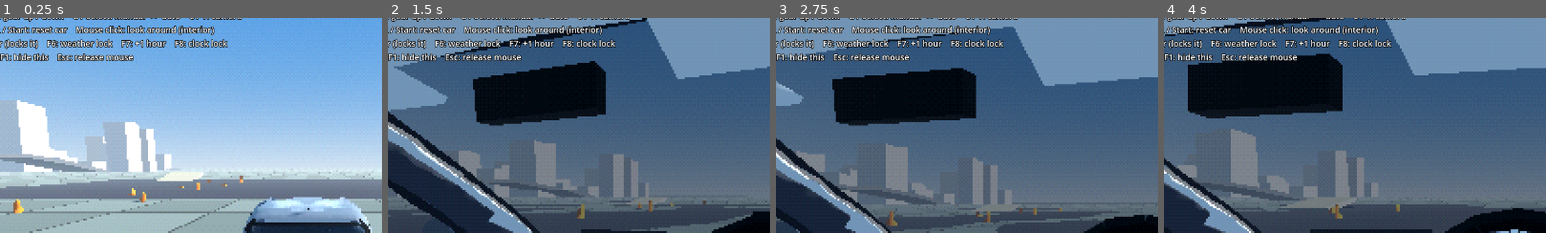
Above: before the commit, frames 1-4 (left to right).
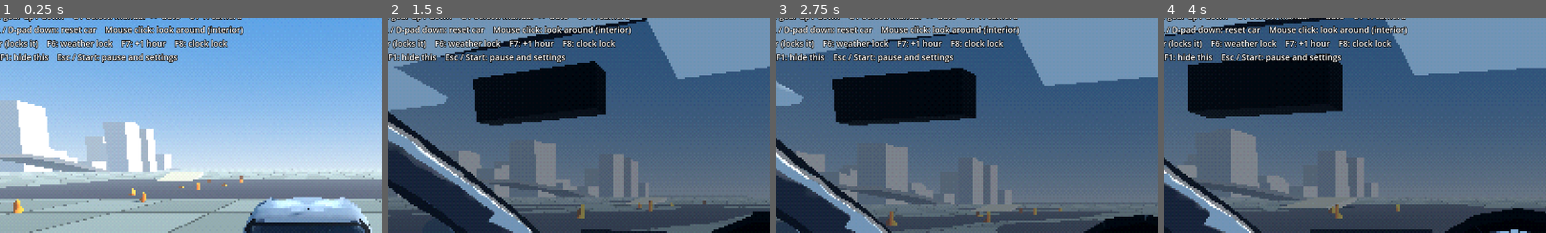
Above: after the commit, the same moments.

Repository: ashciraulo/500
Game: Godot game, scene res://scenes/main.tscn
Two runs of this game, one before a commit and one after it. Both use one fixed random seed, a clock stepped at 60 frames per second and the inputs below.
Inputs (mouse positions are % of the whole screen's width and height, from its top left):
- Up to frame 1 (0.25 s): no input
- Up to frame 2 (1.5 s): move the mouse to (72, 45) at 0.52 s; hold D (steer_right) 0.53-1.28 s; tap C (camera_toggle) at 0.6 s; click (72, 45) at 0.67 s; tap Enter at 1.25 s; move the mouse to (45, 50) at 1.27 s; hold W (accelerate) from 1.28 s (still down); tap F8 (time_lock) at 1.35 s; click (45, 50) at 1.42 s
- Up to frame 3 (2.75 s): keep holding W (accelerate); move the mouse to (52, 48) at 2.02 s; tap L (toggle_headlights) at 2.1 s; click (52, 48) at 2.17 s
- Up to frame 4 (4 s): keep holding W (accelerate); move the mouse to (49, 52) at 2.77 s; tap G (toggle_transmission) at 2.85 s; click (49, 52) at 2.92 s; move the mouse to (57, 51) at 3.52 s; hold F6 (weather_lock) from 3.53 s (still down); click (57, 51) at 3.67 s
The pictures show only the part of the screen within x 10-60%, y 7-57%; the shares and areas given below are measured in that part.

The runs differ from the first frame. In frame 1, 2.3% of the frame differs, in the area x 2-64%, y 3-21%; in frame 2, 2.2%; in frame 3, 2.2%; in frame 4, 2.1%.

Commit message:
Add pause menu with saved settings (#4)
Esc / Start opens a pause menu to pick the weather (or leave it
natural), jump to a time of day, freeze the clock, change day length,
gearbox, mouse speed and the lo-fi options. Choices live in a new
Settings autoload and persist in user://settings.cfg. Reset car moves
to D-pad down so Start can pause.


Claude-Session: https://claude.ai/code/session_01UPpf6P5ns5B27zATXhNKc5

Co-authored-by: Claude <noreply@anthropic.com>

Diff:
--- a/project.godot
+++ b/project.godot
@@ -21,6 +21,7 @@
 GameClock="*res://scripts/autoload/game_clock.gd"
 Weather="*res://scripts/autoload/weather.gd"
 RenderSettings="*res://scripts/autoload/render_settings.gd"
+Settings="*res://scripts/autoload/settings.gd"
 
 [display]
 
@@ -96,7 +97,7 @@
 reset_car={
 "deadzone": 0.2,
 "events": [Object(InputEventKey,"resource_local_to_scene":false,"resource_name":"","device":-1,"window_id":0,"alt_press …(190 unchanged characters)…
-, Object(InputEventJoypadButton,"resource_local_to_scene":false,"resource_name":"","device":-1,"button_index":6,"pressure":0.0,"pressed":false,"script":null)
+, Object(InputEventJoypadButton,"resource_local_to_scene":false,"resource_name":"","device":-1,"button_index":12,"pressure":0.0,"pressed":false,"script":null)
 ]
 }
 camera_toggle={
@@ -157,6 +158,12 @@
 "events": [Object(InputEventKey,"resource_local_to_scene":false,"resource_name":"","device":-1,"window_id":0,"alt_press …(195 unchanged characters)…
 ]
 }
+pause={
+"deadzone": 0.2,
+"events": [Object(InputEventKey,"resource_local_to_scene":false,"resource_name":"","device":-1,"window_id":0,"alt_pressed":false,"shift_pressed":false,"ctrl_pressed":false,"meta_pressed":false,"pressed":false,"keycode":0,"physical_keycode":4194305,"key_label":0,"unicode":0,"location":0,"echo":false,"script":null)
+, Object(InputEventJoypadButton,"resource_local_to_scene":false,"resource_name":"","device":-1,"button_index":6,"pressure":0.0,"pressed":false,"script":null)
+]
+}
 
 [physics]
 
@@ -165,11 +172,11 @@
 
 [rendering]
 
+textures/canvas_textures/default_texture_filter=0
 renderer/rendering_method="gl_compatibility"
 renderer/rendering_method.mobile="gl_compatibility"
+textures/default_filters/use_nearest_mipmap_filter=true
 limits/opengl/max_lights_per_object=16
-textures/canvas_textures/default_texture_filter=0
-textures/default_filters/use_nearest_mipmap_filter=true
 environment/defaults/default_clear_color=Color(0.05, 0.05, 0.07, 1)
 
 [shader_globals]
--- a/scenes/main.tscn
+++ b/scenes/main.tscn
@@ -7,6 +7,7 @@
 [ext_resource type="PackedScene" path="res://scenes/vehicles/fiat_500_pop.tscn" id="5_car"]
 [ext_resource type="Script" path="res://scripts/camera/car_camera_rig.gd" id="6_cam"]
 [ext_resource type="Script" path="res://scripts/ui/hud.gd" id="7_hud"]
+[ext_resource type="Script" path="res://scripts/ui/pause_menu.gd" id="8_pause"]
 
 [sub_resource type="ShaderMaterial" id="ShaderMaterial_post"]
 shader = ExtResource("2_post")
@@ -95,6 +96,7 @@
 light_energy = 0.0
 
 [node name="EnvironmentController" type="Node" parent="LoFi/SubViewport/World"]
+process_mode = 3
 script = ExtResource("3_env")
 world_environment_path = NodePath("../WorldEnvironment")
 sun_path = NodePath("../Sun")
@@ -124,3 +126,6 @@
 [node name="HUD" type="CanvasLayer" parent="."]
 script = ExtResource("7_hud")
 car_path = NodePath("../LoFi/SubViewport/World/Car")
+
+[node name="PauseMenu" type="CanvasLayer" parent="."]
+script = ExtResource("8_pause")
--- /dev/null
+++ b/scripts/autoload/settings.gd
@@ -0,0 +1,83 @@
+extends Node
+## Player settings (autoload: Settings), saved to user://settings.cfg.
+##
+## Holds the choices made in the pause menu and pushes them into the systems
+## that use them (GameClock, Weather, RenderSettings, the player's car).
+## Loaded on start, saved whenever the pause menu closes.
+
+signal changed
+
+const PATH := "user://settings.cfg"
+## Real minutes per in-game day offered in the menu.
+const DAY_LENGTHS := [20, 40, 60, 90, 120]
+
+var automatic_gearbox := false
+var mouse_sensitivity := 0.0025
+var day_length_minutes := 40
+## -1 = natural weather, otherwise a Weather.State that stays locked.
+var weather_choice := -1
+var clock_frozen := false
+var lofi_enabled := true
+var lofi_target_height := 240
+var dither_enabled := true
+var vertex_snap_scale := 0.5
+var show_help := true
+
+
+func _ready() -> void:
+	load_settings()
+	apply()
+
+
+func apply() -> void:
+	GameClock.seconds_per_day = day_length_minutes * 60.0
+	GameClock.set_locked(clock_frozen)
+	if weather_choice < 0:
+		Weather.set_locked(false)
+	else:
+		Weather.set_state(weather_choice as Weather.State)
+		Weather.set_locked(true)
+	RenderSettings.lofi_enabled = lofi_enabled
+	RenderSettings.target_height = lofi_target_height
+	RenderSettings.dither_enabled = dither_enabled
+	RenderSettings.vertex_snap_scale = vertex_snap_scale
+	RenderSettings.apply()
+	var car := get_tree().get_first_node_in_group(&"player_car") as CarController
+	if car:
+		var mode := CarController.Transmission.AUTOMATIC if automatic_gearbox else CarController.Transmission.MANUAL
+		if car.transmission != mode:
+			car.set_transmission(mode)
+	changed.emit()
+
+
+## Pull in state the player changed with hotkeys, so saving keeps it.
+func capture() -> void:
+	clock_frozen = GameClock.locked
+	weather_choice = Weather.state if Weather.locked else -1
+	lofi_enabled = RenderSettings.lofi_enabled
+	var car := get_tree().get_first_node_in_group(&"player_car") as CarController
+	if car:
+		automatic_gearbox = car.transmission == CarController.Transmission.AUTOMATIC
+
+
+func save_settings() -> void:
+	var config := ConfigFile.new()
+	for key in _keys():
+		config.set_value("settings", key, get(key))
+	config.save(PATH)
+
+
+func load_settings() -> void:
+	var config := ConfigFile.new()
+	if config.load(PATH) != OK:
+		return
+	for key in _keys():
+		set(key, config.get_value("settings", key, get(key)))
+
+
+func _keys() -> PackedStringArray:
+	return PackedStringArray([
+		"automatic_gearbox", "mouse_sensitivity", "day_length_minutes", "weather_choice",
+		"clock_frozen", "lofi_enabled", "lofi_target_height", "dither_enabled",
+		"vertex_snap_scale", "show_help",
+	])
--- a/scripts/camera/car_camera_rig.gd
+++ b/scripts/camera/car_camera_rig.gd
@@ -25,7 +25,6 @@
 
 @export_group("Interior")
 @export var interior_fov := 72.0
-@export var mouse_sensitivity := 0.0025
 @export var stick_look_speed := 2.2
 
 var _car: CarController
@@ -53,8 +52,8 @@
 
 func _input(event: InputEvent) -> void:
 	if event is InputEventMouseMotion and Input.mouse_mode == Input.MOUSE_MODE_CAPTURED:
-		_look_yaw -= event.relative.x * mouse_sensitivity
-		_look_pitch -= event.relative.y * mouse_sensitivity
+		_look_yaw -= event.relative.x * Settings.mouse_sensitivity
+		_look_pitch -= event.relative.y * Settings.mouse_sensitivity
 		_look_idle = 0.0
 
 
--- a/scripts/main.gd
+++ b/scripts/main.gd
@@ -12,6 +12,7 @@
 	RenderSettings.changed.connect(_apply_render_settings)
 	get_viewport().size_changed.connect(_apply_render_settings)
 	_apply_render_settings()
+	Settings.apply()
 
 
 func _unhandled_input(event: InputEvent) -> void:
@@ -25,8 +26,6 @@
 		GameClock.toggle_locked()
 	elif event.is_action_pressed("toggle_lofi"):
 		RenderSettings.toggle_lofi()
-	elif event.is_action_pressed("ui_cancel"):
-		Input.mouse_mode = Input.MOUSE_MODE_VISIBLE
 	elif event is InputEventMouseButton and event.pressed and event.button_index == MOUSE_BUTTON_LEFT:
 		Input.mouse_mode = Input.MOUSE_MODE_CAPTURED
 
--- a/scripts/ui/hud.gd
+++ b/scripts/ui/hud.gd
@@ -6,9 +6,9 @@
 
 const HELP := """W/S or triggers: throttle / brake    A/D or stick: steer    Space / B: handbrake
 E/Q or bumpers: gear up / down    G / Select: manual <-> auto    C / Y: camera
-L: headlights    R / Start: reset car    Mouse click: look around (interior)
+L: headlights    R / D-pad down: reset car    Mouse click: look around (interior)
 F5: next weather (locks it)    F6: weather lock    F7: +1 hour    F8: clock lock
-F9: lo-fi on/off    F1: hide this    Esc: release mouse"""
+F9: lo-fi on/off    F1: hide this    Esc / Start: pause and settings"""
 
 var _car: CarController
 var _speed: Label
@@ -52,12 +52,14 @@
 	_help.add_theme_font_size_override("font_size", 14)
 	_help.add_theme_color_override("font_outline_color", Color.BLACK)
 	_help.add_theme_constant_override("outline_size", 4)
+	_help.visible = Settings.show_help
 	root.add_child(_help)
 
 
 func _process(_delta: float) -> void:
 	if Input.is_action_just_pressed("toggle_help"):
 		_help.visible = not _help.visible
+		Settings.show_help = _help.visible
 	if not _car:
 		return
 	_speed.text = "%3d" % roundi(_car.speed_kmh())
--- /dev/null
+++ b/scripts/ui/pause_menu.gd
@@ -0,0 +1,248 @@
+extends CanvasLayer
+## Pause menu: pick the weather and time of day (or let them run naturally),
+## day length, gearbox, lo-fi options and mouse sensitivity. Esc / Start opens
+## and closes it. Built in code; works with mouse, keyboard and gamepad.
+
+const TIME_PRESETS := [
+	["Dawn", 5.8], ["Morning", 9.0], ["Noon", 12.0], ["Afternoon", 15.5],
+	["Golden hour", 17.6], ["Dusk", 18.6], ["Night", 21.5], ["Small hours", 2.5],
+]
+
+var _panel: PanelContainer
+var _dim: ColorRect
+var _weather: OptionButton
+var _time_label: Label
+var _freeze: CheckBox
+var _day_length: OptionButton
+var _gearbox: OptionButton
+var _lofi: CheckBox
+var _pixels: HSlider
+var _dither: CheckBox
+var _wobble: HSlider
+var _mouse: HSlider
+var _resume: Button
+var _syncing := false
+
+
+func _ready() -> void:
+	layer = 10
+	process_mode = Node.PROCESS_MODE_ALWAYS
+	_build()
+	_panel.visible = false
+
+
+func _unhandled_input(event: InputEvent) -> void:
+	if event.is_action_pressed("pause"):
+		toggle()
+		get_viewport().set_input_as_handled()
+
+
+func toggle() -> void:
+	if _panel.visible:
+		close()
+	else:
+		open()
+
+
+func open() -> void:
+	Settings.capture()
+	_sync_from_settings()
+	_panel.visible = true
+	_dim.visible = true
+	get_tree().paused = true
+	Input.mouse_mode = Input.MOUSE_MODE_VISIBLE
+	_resume.grab_focus()
+
+
+func close() -> void:
+	_panel.visible = false
+	_dim.visible = false
+	get_tree().paused = false
+	Settings.save_settings()
+
+
+func is_open() -> bool:
+	return _panel.visible
+
+
+func _process(_delta: float) -> void:
+	if _panel.visible:
+		_time_label.text = "Time  %s" % GameClock.time_string()
+
+
+func _build() -> void:
+	var root := Control.new()
+	root.set_anchors_preset(Control.PRESET_FULL_RECT)
+	root.mouse_filter = Control.MOUSE_FILTER_IGNORE
+	add_child(root)
+
+	_dim = ColorRect.new()
+	_dim.color = Color(0, 0, 0, 0.5)
+	_dim.set_anchors_preset(Control.PRESET_FULL_RECT)
+	_dim.visible = false
+	root.add_child(_dim)
+
+	_panel = PanelContainer.new()
+	_panel.set_anchors_preset(Control.PRESET_CENTER)
+	_panel.grow_horizontal = Control.GROW_DIRECTION_BOTH
+	_panel.grow_vertical = Control.GROW_DIRECTION_BOTH
+	var style := StyleBoxFlat.new()
+	style.bg_color = Color(0.06, 0.07, 0.09, 0.92)
+	style.border_color = Color(0.95, 0.85, 0.5)
+	style.set_border_width_all(2)
+	style.set_content_margin_all(18)
+	_panel.add_theme_stylebox_override("panel", style)
+	root.add_child(_panel)
+
+	var box := VBoxContainer.new()
+	box.custom_minimum_size = Vector2(760, 0)
+	box.add_theme_constant_override("separation", 8)
+	_panel.add_child(box)
+
+	var title := Label.new()
+	title.text = "Paused"
+	title.add_theme_font_size_override("font_size", 26)
+	title.horizontal_alignment = HORIZONTAL_ALIGNMENT_CENTER
+	box.add_child(title)
+
+	_resume = _button(box, "Resume", close)
+
+	var columns := HBoxContainer.new()
+	columns.add_theme_constant_override("separation", 24)
+	box.add_child(columns)
+	var left := VBoxContainer.new()
+	var right := VBoxContainer.new()
+	for column in [left, right]:
+		column.size_flags_horizontal = Control.SIZE_EXPAND_FILL
+		column.add_theme_constant_override("separation", 8)
+		columns.add_child(column)
+
+	_section(left, "World")
+	_weather = _option(left, "Weather", ["Natural", "Clear", "Light rain", "Storm"], func(i: int) -> void:
+		Settings.weather_choice = i - 1
+		Settings.apply())
+	_time_label = Label.new()
+	left.add_child(_time_label)
+	var presets := HFlowContainer.new()
+	left.add_child(presets)
+	for preset in TIME_PRESETS:
+		var hours: float = preset[1]
+		_button(presets, preset[0], func() -> void: GameClock.set_time(hours))
+	_freeze = _check(left, "Freeze the clock", func(on: bool) -> void:
+		Settings.clock_frozen = on
+		Settings.apply())
+	var lengths: Array[String] = []
+	for minutes in Settings.DAY_LENGTHS:
+		lengths.append("%d min" % minutes)
+	_day_length = _option(left, "Day length (real time)", lengths, func(i: int) -> void:
+		Settings.day_length_minutes = Settings.DAY_LENGTHS[i]
+		Settings.apply())
+
+	_section(left, "Driving")
+	_gearbox = _option(left, "Gearbox", ["Manual", "Automatic"], func(i: int) -> void:
+		Settings.automatic_gearbox = i == 1
+		Settings.apply())
+	_mouse = _slider(left, "Mouse look speed", 0.0005, 0.006, 0.0005, func(v: float) -> void:
+		Settings.mouse_sensitivity = v)
+
+	_section(right, "Look")
+	_lofi = _check(right, "Lo-fi filter", func(on: bool) -> void:
+		Settings.lofi_enabled = on
+		Settings.apply())
+	_pixels = _slider(right, "Chunkiness (lower = chunkier)", 160, 480, 20, func(v: float) -> void:
+		Settings.lofi_target_height = int(v)
+		Settings.apply())
+	_dither = _check(right, "Dithering", func(on: bool) -> void:
+		Settings.dither_enabled = on
+		Settings.apply())
+	_wobble = _slider(right, "Vertex wobble", 0.1, 1.0, 0.05, func(v: float) -> void:
+		# Lower snap scale = coarser grid = more wobble, so invert the slider.
+		Settings.vertex_snap_scale = 1.1 - v
+		Settings.apply())
+
+	_section(right, "")
+	var car_reset := func() -> void:
+		var car := get_tree().get_first_node_in_group(&"player_car") as CarController
+		if car:
+			car.reset_upright()
+		close()
+	_button(right, "Put the car back on its wheels", car_reset)
+	_button(right, "Quit to desktop", func() -> void:
+		Settings.save_settings()
+		get_tree().quit())
+
+
+func _sync_from_settings() -> void:
+	_syncing = true
+	_weather.select(Settings.weather_choice + 1)
+	_freeze.button_pressed = Settings.clock_frozen
+	_day_length.select(maxi(0, Settings.DAY_LENGTHS.find(Settings.day_length_minutes)))
+	_gearbox.select(1 if Settings.automatic_gearbox else 0)
+	_mouse.value = Settings.mouse_sensitivity
+	_lofi.button_pressed = Settings.lofi_enabled
+	_pixels.value = Settings.lofi_target_height
+	_dither.button_pressed = Settings.dither_enabled
+	_wobble.value = 1.1 - Settings.vertex_snap_scale
+	_syncing = false
+
+
+func _section(parent: Control, text: String) -> void:
+	parent.add_child(HSeparator.new())
+	if text != "":
+		var label := Label.new()
+		label.text = text
+		label.add_theme_color_override("font_color", Color(0.95, 0.85, 0.5))
+		parent.add_child(label)
+
+
+func _button(parent: Control, text: String, action: Callable) -> Button:
+	var button := Button.new()
+	button.text = text
+	button.pressed.connect(action)
+	parent.add_child(button)
+	return button
+
+
+func _row(parent: Control, text: String) -> HBoxContainer:
+	var row := HBoxContainer.new()
+	var label := Label.new()
+	label.text = text
+	label.size_flags_horizontal = Control.SIZE_EXPAND_FILL
+	row.add_child(label)
+	parent.add_child(row)
+	return row
+
+
+func _option(parent: Control, text: String, items: Array, action: Callable) -> OptionButton:
+	var option := OptionButton.new()
+	for item in items:
+		option.add_item(item)
+	option.custom_minimum_size.x = 160
+	option.item_selected.connect(func(i: int) -> void:
+		if not _syncing:
+			action.call(i))
+	_row(parent, text).add_child(option)
+	return option
+
+
+func _check(parent: Control, text: String, action: Callable) -> CheckBox:
+	var check := CheckBox.new()
+	check.text = text
+	check.toggled.connect(func(on: bool) -> void:
+		if not _syncing:
+			action.call(on))
+	parent.add_child(check)
+	return check
+
+
+func _slider(parent: Control, text: String, min_value: float, max_value: float, step: float, action: Callable) -> HSlider:
+	var slider := HSlider.new()
+	slider.min_value = min_value
+	slider.max_value = max_value
+	slider.step = step
+	slider.custom_minimum_size.x = 160
+	slider.value_changed.connect(func(v: float) -> void:
+		if not _syncing:
+			action.call(v))
+	_row(parent, text).add_child(slider)
+	return slider
--- a/tools/smoke_test.gd
+++ b/tools/smoke_test.gd
@@ -105,6 +105,15 @@
 			root.get_node("GameClock").set_time(23.0)
 			_check(weather.intensity() > 0.9, "storm sets full rain intensity")
 			_check(root.get_node("GameClock").is_night(), "23:00 is night")
+			var settings := root.get_node("Settings")
+			settings.weather_choice = 1  # Light rain, locked
+			settings.automatic_gearbox = false
+			settings.apply()
+			_check(weather.state == 1 and weather.locked, "settings lock the chosen weather")
+			_check(_car.transmission == 0, "settings switch the gearbox to manual")
+			settings.weather_choice = -1
+			settings.apply()
+			_check(not weather.locked, "natural weather unlocks it")
 			var telemetry: Dictionary = _car.get_telemetry()
 			for key in ["rpm", "throttle", "gear", "speed_kmh", "surface", "weather_intensity"]:
 				_check(telemetry.has(key), "telemetry has '%s'" % key)
Not shown: 1 places in scenes/main.tscn that only renumber resources
Not shown, changed: README.md
Not shown, changed: docs/HOOKS.md
